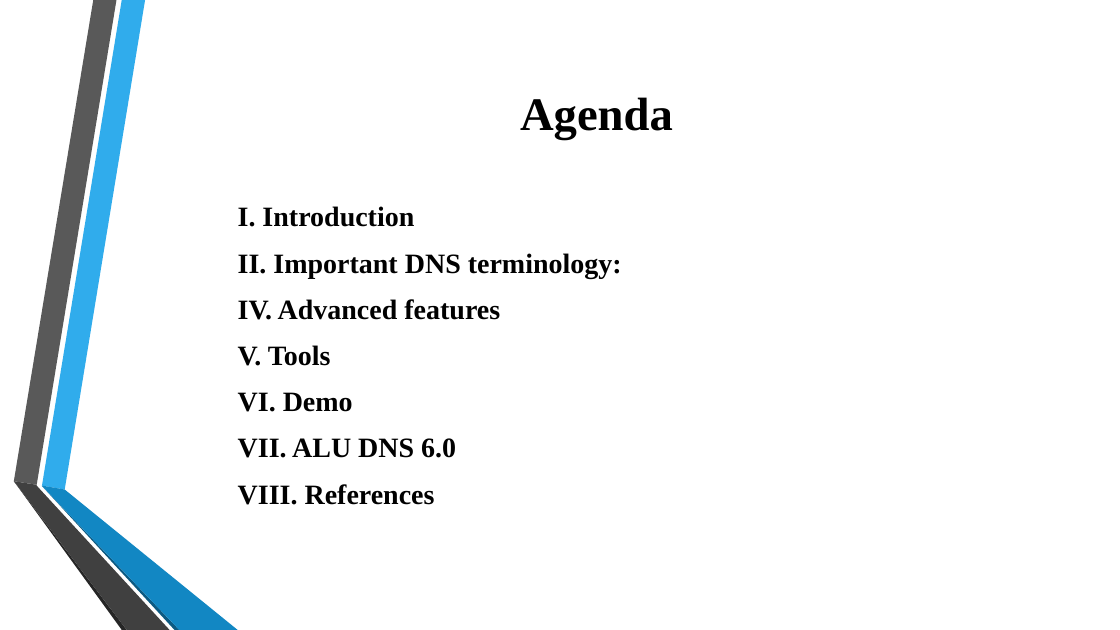
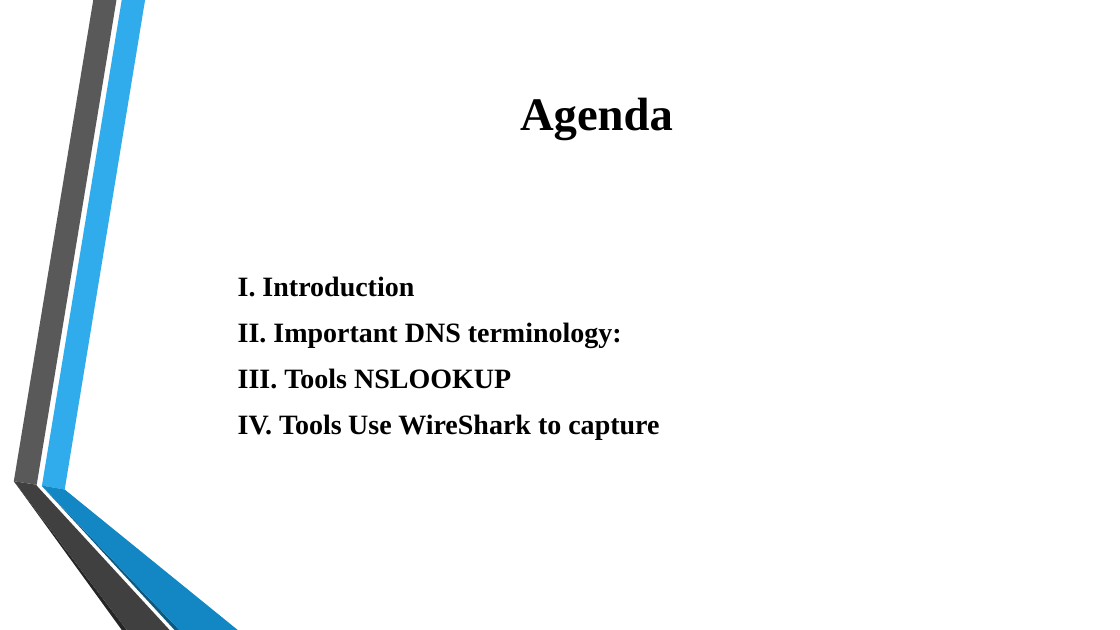
Before and after one commit to tiendatdk3493/Tai_Lieu, a slide deck: slide 2 of Domain Name System (DNS).pptx. Drawn at 1120x630 pixels with LibreOffice and Linux fonts; fonts in the diff are those of the drawing; background and template pictures are left out. Boxes give left, top, right and bottom in pixels: in the first picture for what was removed or moved away, otherwise in the second. Text is boxed around its words. In the diff, an @@ line names an element or a change of style, - is before the commit and + after.

```diff
--- a/Domain Name System (DNS).pptx
+++ b/Domain Name System (DNS).pptx
@@ text at [238,368,659,440]: text changed @@
-IV. Advanced features
-V. Tools
-VI. Demo
-VII. ALU DNS 6.0
-VIII. References
+III. Tools NSLOOKUP
+IV. Tools Use WireShark to capture
```
Also in this commit, not shown: 4 other slides changed, 13 slides added, 2 slides removed.
